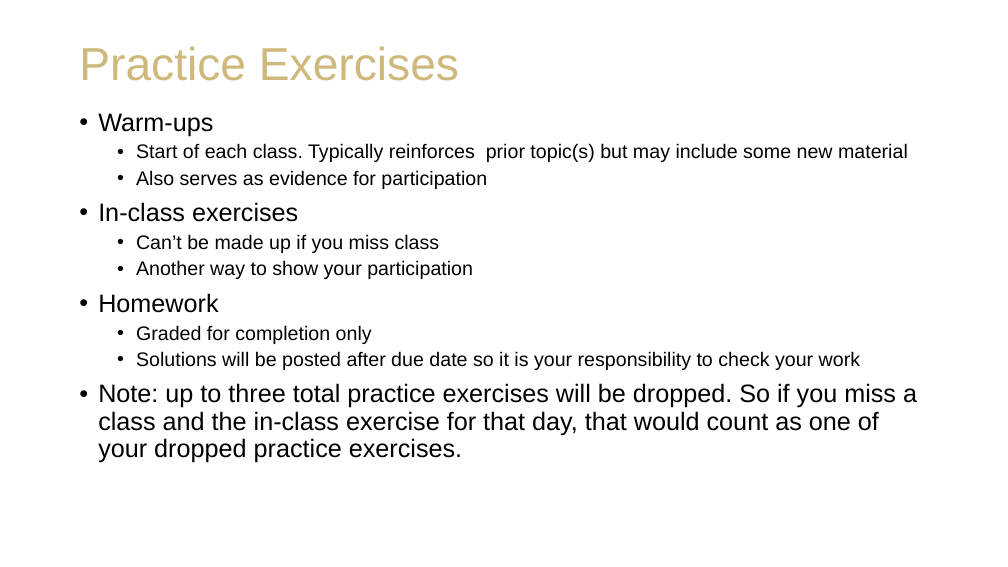
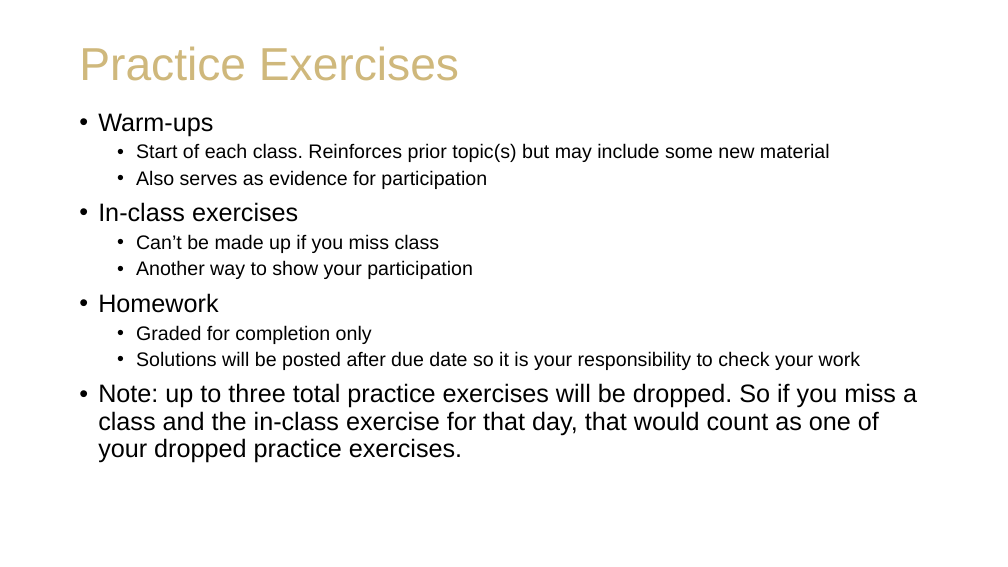
Before and after one commit to staylorx/cu-leeds-baim3220, a slide deck: slide 7 of Week 1/BAIM 3220_ Introductions and Course Expectations.pptx. Drawn at 1008x567 pixels with LibreOffice and Linux fonts; fonts in the diff are those of the drawing; background and template pictures are left out. Boxes give left, top, right and bottom in pixels: in the first picture for what was removed or moved away, otherwise in the second. Text is boxed around its words. In the diff, an @@ line names an element or a change of style, - is before the commit and + after.

```diff
--- a/Week 1/BAIM 3220_ Introductions and Course Expectations.pptx
+++ b/Week 1/BAIM 3220_ Introductions and Course Expectations.pptx
@@ text at [136, 143, 830, 162]: text changed @@
-  • Start of each class. Typically reinforces prior topic(s) but may include some new material
+  • Start of each class. Reinforces prior topic(s) but may include some new material
```
Also in this commit, not shown: 7 other slides changed, 5 other files.
